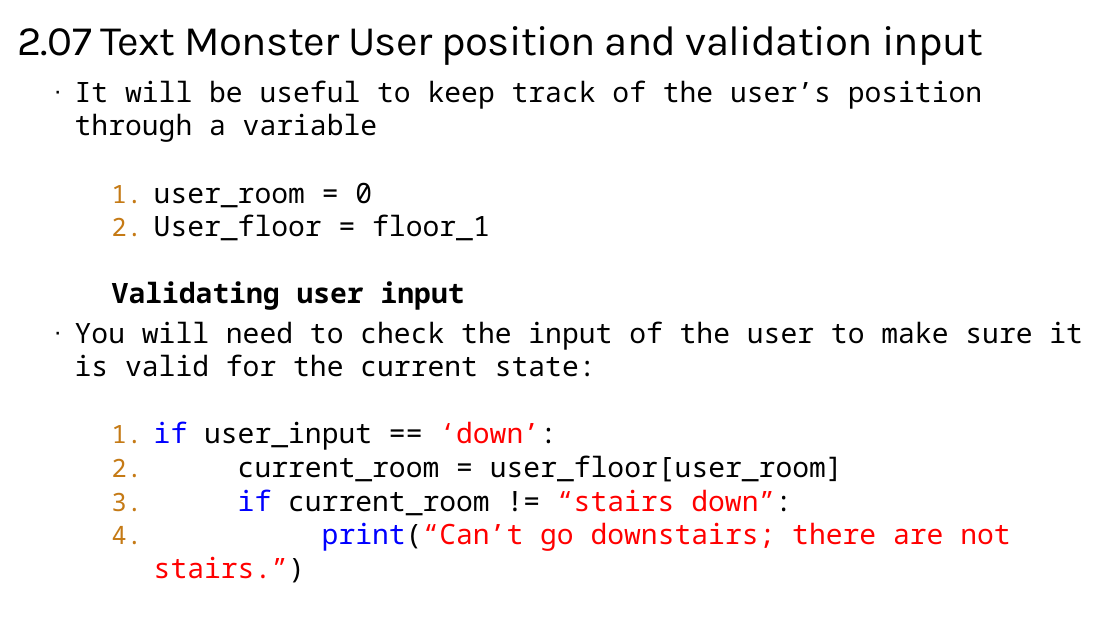
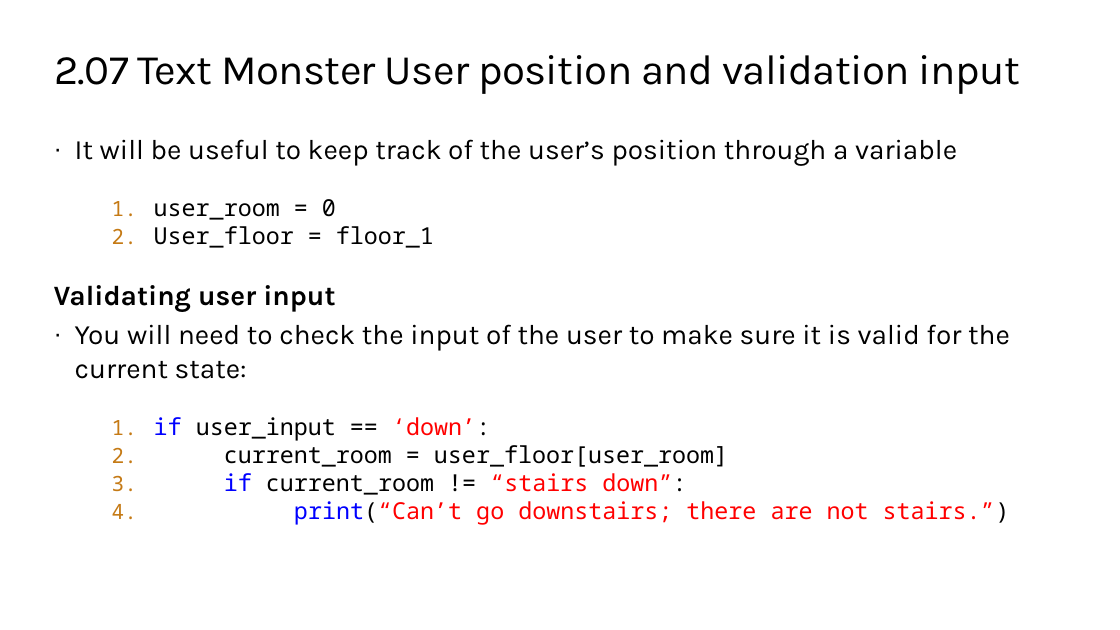
Before and after one commit to TEALSK12/2nd-semester-introduction-to-computer-science, a slide deck: slide 8 of docs/units/2_unit/slidedecks/Intro Python 2.07 TEALS.pptx. Drawn at 1120x630 pixels with LibreOffice and Linux fonts; fonts in the diff are those of the drawing; background and template pictures are left out. Boxes give left, top, right and bottom in pixels: in the first picture for what was removed or moved away, otherwise in the second. Text is boxed around its words. In the diff, an @@ line names an element or a change of style, - is before the commit and + after.

```diff
--- a/docs/units/2_unit/slidedecks/Intro Python 2.07 TEALS.pptx
+++ b/docs/units/2_unit/slidedecks/Intro Python 2.07 TEALS.pptx
@@ title "2.07 Text Monster User position ...": place and size @@
-title "2.07 Text Monster User position ..." at (17,26,983,65)
+title "2.07 Text Monster User position ..." at (54,55,1020,94)
@@ text "It will be useful to ...": place and size @@
-text "It will be useful to ..." at (75,80,1083,551)
+text "It will be useful to ..." at (54,139,1010,525)
@@ text "It will be useful to ..." at (54,139,1010,525): font Noto Sans Mono to Karla in "It will be useful to keep track ...", "Validating user input", "You will need to check the input ..."; size 24 to 20 pt in "user_room = 0", "User_floor = floor_1", "if user_input == ‘down’:", "current_room = user_floor[user_room]" and 2 more places; indent changed @@
```
Also in this commit, not shown: 6 other slides changed, 17 other files.
